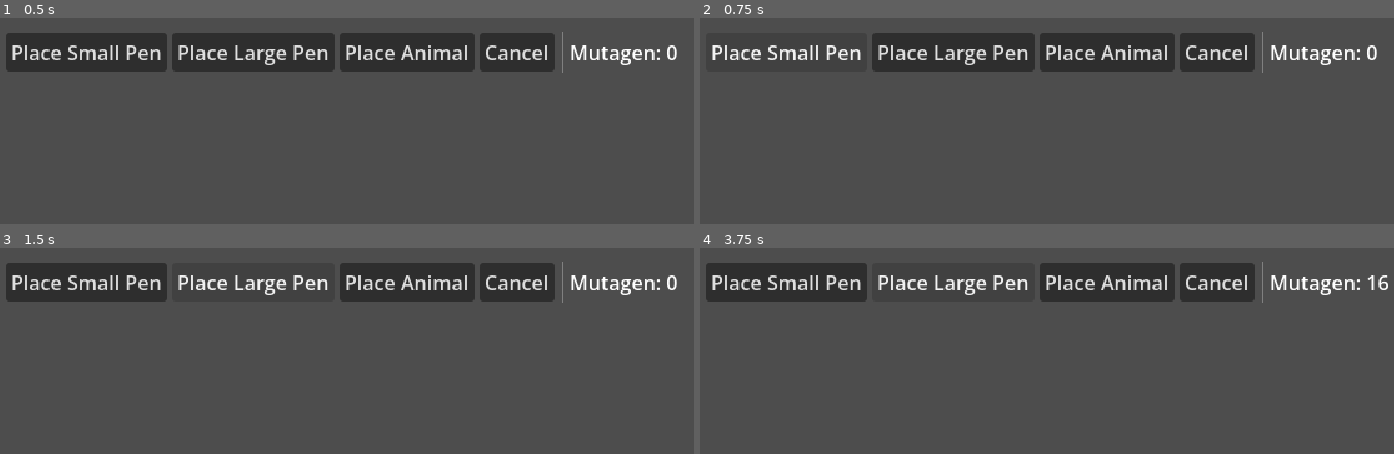
Above: before the commit, frames 1-4 (two rows, left to right).
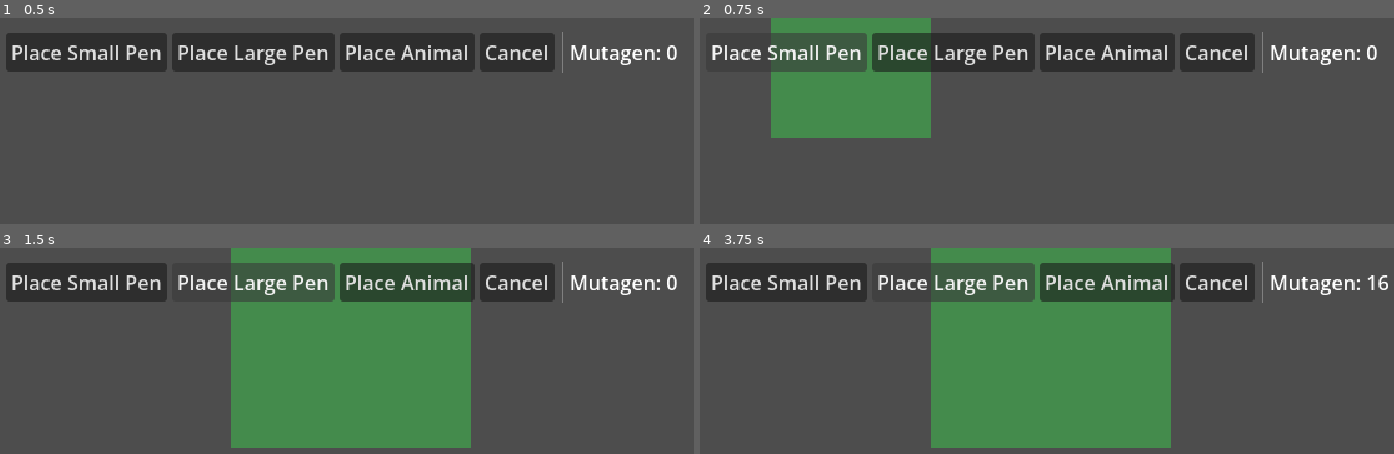
Above: after the commit, the same moments.

Repository: Doctorkea/Genome-Zoo
Game: Godot game, scene res://scenes/Main.tscn
The game is run twice, just before and just after one commit, with the same random seed, the same clock (stepped at 60 frames per second) and the same inputs.
Inputs:
- Up to frame 1 (0.5 s): no input
- Up to frame 2 (0.75 s): click "Place Small Pen" at 0.5 s
- Up to frame 3 (1.5 s): click "Place Large Pen" at 1.25 s
- Up to frame 4 (3.75 s): click "Place Animal" at 2 s; click "Place Small Pen" at 2.75 s; click "Place Large Pen" at 3.5 s

Frame 1 is identical in both runs. In frame 2, 13% of the frame differs, in the area x 10-34%, y 0-59%; in frame 3, 32%, in the area x 33-68%, y 0-98%; in frame 4, 32%.
Error before the commit: Parse Error: Cannot infer the type of "delta" variable because the value doesn't have a set type. (res://scripts/main.gd:37)

Commit message:
Fix main.gd type-narrowing parse error; add headless smoke test
Co-authored-by: Cursor <cursoragent@cursor.com>

Diff:
--- a/project.godot
+++ b/project.godot
@@ -28,7 +28,6 @@
 window/size/window_width_override=1280
 window/size/window_height_override=720
 window/stretch/mode="viewport"
-window/stretch/aspect="keep"
 window/stretch/scale_mode="integer"
 
 [rendering]
--- a/scripts/main.gd
+++ b/scripts/main.gd
@@ -34,7 +34,8 @@
 		elif event.button_index == MOUSE_BUTTON_WHEEL_DOWN and event.pressed:
 			_zoom_camera(ZOOM_STEP)
 	elif event is InputEventMouseMotion and _panning:
-		var delta := (event.position - _pan_start_mouse) / _camera.zoom
+		var motion := event as InputEventMouseMotion
+		var delta: Vector2 = (motion.position - _pan_start_mouse) / _camera.zoom
 		_camera.position = _pan_start_cam - delta
 
 
--- /dev/null
+++ b/tests/smoke_test.gd
@@ -0,0 +1,101 @@
+extends Node
+
+## Headless smoke test — exercises the core systems without needing real
+## mouse/window input, so it can run via CLI: see docs/DEMO.md for the
+## exact command. Not part of the game; safe to delete or ignore in-editor.
+
+
+func _ready() -> void:
+	print("=== SMOKE TEST START ===")
+
+	_test_grid_service()
+	_test_placeholder_art()
+	var pen := _test_pen()
+	var animal := _test_animal(pen)
+	_test_creature_mutation(animal)
+	_test_build_mode()
+	_test_mutagen_service()
+	_test_hud(animal)
+
+	print("=== SMOKE TEST PASSED ===")
+	get_tree().quit()
+
+
+func _test_grid_service() -> void:
+	var cell := GridService.world_to_cell(Vector2(50, 40))
+	assert(cell == Vector2i(1, 1), "world_to_cell wrong: %s" % [cell])
+	assert(GridService.is_area_free(Vector2i(0, 0), Vector2i(4, 3)), "area should start free")
+	GridService.occupy_area(Vector2i(0, 0), Vector2i(4, 3), self)
+	assert(not GridService.is_area_free(Vector2i(0, 0), Vector2i(4, 3)), "area should now be occupied")
+	print("GridService OK")
+
+
+func _test_placeholder_art() -> void:
+	for slot in ["body", "head", "eyes", "mouth", "arms", "legs", "tail"]:
+		var opts := PlaceholderArt.get_shape_options(slot)
+		assert(opts.size() == 3, "%s should have 3 options, got %d" % [slot, opts.size()])
+	assert(PlaceholderArt.get_palette_options().size() == 3, "should have 3 palettes")
+	print("PlaceholderArt OK")
+
+
+func _test_pen() -> Pen:
+	var pen_scene: PackedScene = load("res://scenes/Pen.tscn")
+	var pen := pen_scene.instantiate() as Pen
+	pen.footprint_cells = Vector2i(6, 5)
+	add_child(pen)
+	assert(pen.get_size_pixels() == Vector2(192, 160), "pen size wrong: %s" % [pen.get_size_pixels()])
+	var bounds := pen.get_interior_bounds()
+	assert(bounds.size.x > 0 and bounds.size.y > 0, "interior bounds should be positive")
+	print("Pen OK — size=%s bounds=%s" % [pen.get_size_pixels(), bounds])
+	return pen
+
+
+func _test_animal(pen: Pen) -> Animal:
+	var animal_scene: PackedScene = load("res://scenes/Animal.tscn")
+	var animal := animal_scene.instantiate() as Animal
+	pen.add_child(animal)
+	animal.set_pen(pen)
+	animal.creature_name = "Test Critter"
+	pen.register_animal(animal)
+	var stats: Dictionary = animal.get_stats()
+	assert(stats.get("name") == "Test Critter", "animal name not set")
+	assert((stats.get("parts") as Array).size() == 7, "expected 7 parts, got %s" % [stats.get("parts")])
+	print("Animal OK — stats=%s" % [stats])
+	return animal
+
+
+func _test_creature_mutation(animal: Animal) -> void:
+	animal.visuals.set_part_shape("head", 1)
+	assert(animal.visuals.get_current_index("head") == 1, "head mutation didn't apply")
+	animal.visuals.set_skin(2)
+	assert(animal.visuals.get_current_palette_index() == 2, "skin mutation didn't apply")
+	print("Creature mutation OK — stats=%s" % [animal.get_stats()])
+
+
+func _test_build_mode() -> void:
+	var build_mode := Node2D.new()
+	build_mode.set_script(load("res://scripts/build_mode.gd"))
+	add_child(build_mode)
+	build_mode.set_mode(BuildMode.Mode.PLACE_PEN_SMALL)
+	assert(build_mode.current_mode == BuildMode.Mode.PLACE_PEN_SMALL, "set_mode didn't apply")
+	print("BuildMode OK")
+
+
+func _test_mutagen_service() -> void:
+	var start_points: int = MutagenService.points
+	assert(MutagenService.spend(5), "should afford spending 5")
+	assert(MutagenService.points == start_points - 5, "points didn't decrease")
+	assert(not MutagenService.spend(100000), "shouldn't afford spending 100000")
+	print("MutagenService OK — points=%d" % MutagenService.points)
+
+
+func _test_hud(animal: Animal) -> void:
+	var hud := CanvasLayer.new()
+	hud.set_script(load("res://scripts/hud.gd"))
+	add_child(hud)
+	var build_mode := Node2D.new()
+	build_mode.set_script(load("res://scripts/build_mode.gd"))
+	add_child(build_mode)
+	hud.set_build_mode(build_mode)
+	Events.animal_selected.emit(animal)
+	print("HUD OK")
--- /dev/null
+++ b/tests/smoke_test.tscn
@@ -0,0 +1,6 @@
+[gd_scene load_steps=2 format=3]
+
+[ext_resource type="Script" path="res://tests/smoke_test.gd" id="1"]
+
+[node name="SmokeTest" type="Node"]
+script = ExtResource("1")
Not shown, added: scripts/animal.gd.uid
Not shown, added: scripts/build_mode.gd.uid
Not shown, added: scripts/events.gd.uid
Not shown, added: scripts/grid_service.gd.uid
Not shown, added: scripts/hud.gd.uid
Not shown, added: scripts/main.gd.uid
Not shown, added: scripts/mutagen_service.gd.uid
Not shown, added: scripts/pen.gd.uid
Not shown, added: scripts/placeholder_art.gd.uid
Not shown, changed: .gitignore
Not shown, changed: docs/DEMO.md
